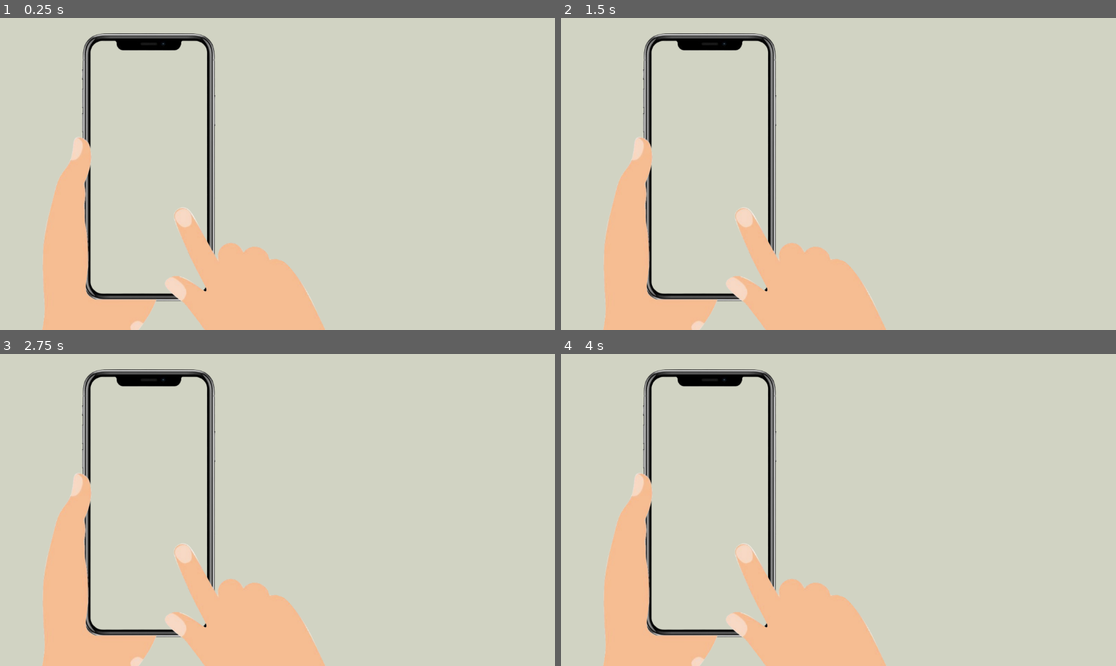
Above: before the commit, frames 1-4 (two rows, left to right).
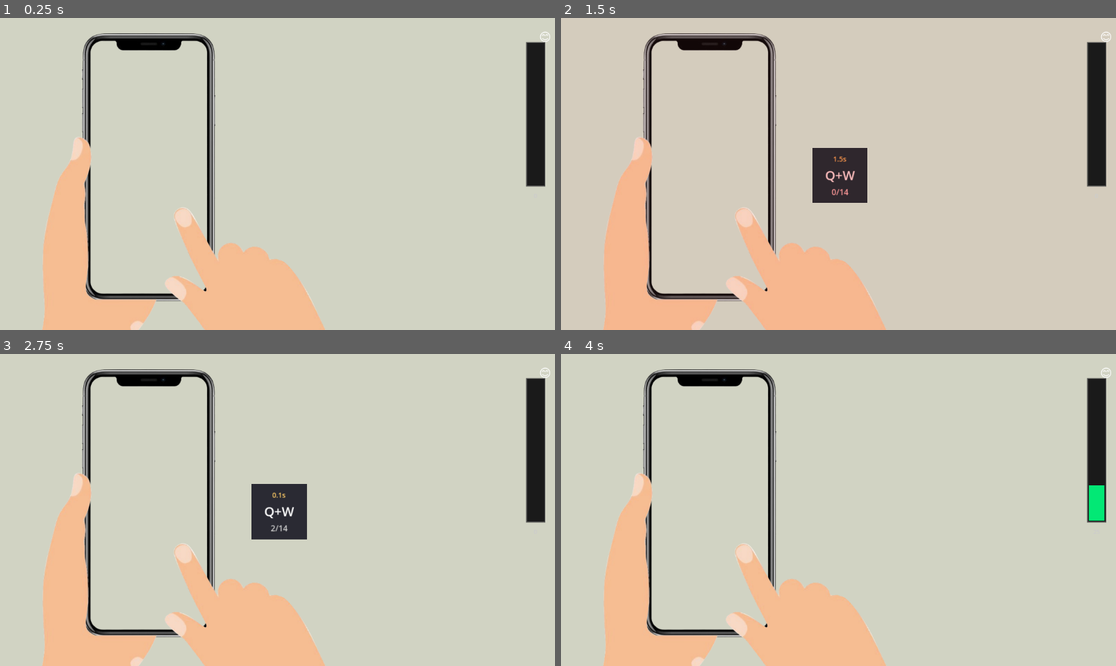
Above: after the commit, the same moments.

Repository: Aschente11/bad_cringe_game
Game: Godot game, scene res://main.tscn
Two runs of this game, one before a commit and one after it. Both use one fixed random seed, a clock stepped at 60 frames per second and the inputs below.
Inputs (mouse positions are in pixels of both pictures, inside the frame that each line leads up to):
- Up to frame 1 (0.25 s): no input
- Up to frame 2 (1.5 s): tap Enter at 0.5 s; move the mouse to (960, 158) at 0.52 s; hold W 0.53-1.28 s; tap E at 0.6 s; click (960, 158) at 0.67 s; tap R at 0.8, 1.35 s; move the mouse to (727, 189) at 1.27 s; hold S from 1.28 s (still down); click (727, 189) at 1.42 s
- Up to frame 3 (2.75 s): tap Q at 1.55, 2.1 s; tap Space at 2 s; move the mouse to (333, 441) at 2.02 s; release S at 2.03 s; hold W from 2.03 s (still down); click (333, 441) at 2.17 s; tap Z at 2.3 s
- Up to frame 4 (4 s): move the mouse to (810, 572) at 2.77 s; tap Z at 2.85 s; click (810, 572) at 2.92 s; tap X at 3.05, 3.6 s; tap Enter at 3.5 s; move the mouse to (1005, 556) at 3.52 s; release W at 3.53 s; hold A from 3.53 s (still down); click (1005, 556) at 3.67 s; tap C at 3.8 s

The runs differ from the first frame. In frame 1, 1.7% of the frame differs, in the area x 94-100%, y 4-55%; in frame 2, 3.4%; in frame 3, 3.4%, in the area x 45-100%, y 4-60%; in frame 4, 1.7%.

Commit message:
done ish

Diff:
--- /dev/null
+++ b/game_over.tscn
@@ -0,0 +1,43 @@
+[gd_scene load_steps=4 format=3 uid="uid://cska3o1xfv50f"]
+
+[ext_resource type="FontFile" uid="uid://ced6nuvk5ptga" path="res://assets/TrajanPro-Regular.ttf" id="1_ccer4"]
+[ext_resource type="Texture2D" uid="uid://crccinbilppqh" path="res://assets/skull.png" id="2_8u835"]
+[ext_resource type="AudioStream" uid="uid://db61j6msgd55m" path="res://assets/game_over.mp3" id="3_ftari"]
+
+[node name="GameOver" type="Node2D"]
+
+[node name="ColorRect" type="ColorRect" parent="."]
+z_index = -2
+offset_right = 40.0
+offset_bottom = 40.0
+scale = Vector2(28.84, 16.52)
+color = Color(0.819608, 0.827451, 0.764706, 1)
+
+[node name="Label" type="Label" parent="."]
+offset_left = 138.0
+offset_top = 222.0
+offset_right = 1349.0
+offset_bottom = 322.0
+theme_override_colors/font_color = Color(1, 0, 0, 1)
+theme_override_fonts/font = ExtResource("1_ccer4")
+theme_override_font_sizes/font_size = 70
+text = "YOU DIED OF CRINGE"
+
+[node name="Skull" type="Sprite2D" parent="."]
+position = Vector2(422.04, 412)
+scale = Vector2(0.24, 0.24)
+texture = ExtResource("2_8u835")
+
+[node name="Skull2" type="Sprite2D" parent="."]
+position = Vector2(564, 412)
+scale = Vector2(0.24, 0.24)
+texture = ExtResource("2_8u835")
+
+[node name="Skull3" type="Sprite2D" parent="."]
+position = Vector2(704, 412)
+scale = Vector2(0.24, 0.24)
+texture = ExtResource("2_8u835")
+
+[node name="AudioStreamPlayer2D" type="AudioStreamPlayer2D" parent="."]
+stream = ExtResource("3_ftari")
+autoplay = true
--- a/main.tscn
+++ b/main.tscn
@@ -25,6 +25,73 @@
 
 [sub_resource type="VideoStreamTheora" id="VideoStreamTheora_4c57u"]
 file = "reel7.ogg"
+
+[sub_resource type="VideoStreamTheora" id="VideoStreamTheora_dg77c"]
+file = "reel9.ogg"
+
+[sub_resource type="VideoStreamTheora" id="VideoStreamTheora_ycdy4"]
+file = "reel10.ogg"
+
+[sub_resource type="Shader" id="Shader_donut"]
+code = "shader_type canvas_item;
+
+uniform float progress : hint_range(0.0, 1.0) = 0.5;
+uniform vec4 donut_color : source_color = vec4(0.2, 1.0, 0.6, 0.8);
+uniform float thickness : hint_range(0.1, 0.5) = 0.15;
+uniform float smoothness : hint_range(0.001, 0.1) = 0.02;
+uniform float start_angle : hint_range(0.0, 360.0) = -90.0;
+
+vec2 rotate(vec2 uv, float angle) {
+    float c = cos(angle);
+    float s = sin(angle);
+    return mat2(vec2(c, -s), vec2(s, c)) * uv;
+}
+
+void fragment() {
+    vec2 center = vec2(0.5, 0.5);
+    vec2 uv = UV - center;
+
+    // Rotate UV to start from top
+    uv = rotate(uv, radians(start_angle));
+
+    float dist = length(uv);
+    float angle = atan(uv.y, uv.x);
+
+    // Normalize angle to 0-1 range
+    float norm_angle = (angle + PI) / (2.0 * PI);
+
+    // Create donut shape
+    float outer_ring = smoothstep(0.5, 0.5 - smoothness, dist);
+    float inner_ring = smoothstep(0.5 - thickness, 0.5 - thickness - smoothness, dist);
+    float donut = outer_ring - inner_ring;
+
+    // Progress mask
+    float progress_mask = step(norm_angle, progress);
+
+    // Combine everything
+    float alpha = donut * progress_mask * donut_color.a;
+
+    // Add subtle glow effect
+    float glow = exp(-dist * 3.0) * 0.1;
+
+    COLOR = vec4(donut_color.rgb + glow, alpha);
+}"
+
+[sub_resource type="ShaderMaterial" id="ShaderMaterial_countdown"]
+shader = SubResource("Shader_donut")
+shader_parameter/progress = 1.0
+shader_parameter/donut_color = Color(1, 0.8, 0.4, 0.6)
+shader_parameter/thickness = 0.08
+shader_parameter/smoothness = 0.02
+shader_parameter/start_angle = -90.0
+
+[sub_resource type="ShaderMaterial" id="ShaderMaterial_progress"]
+shader = SubResource("Shader_donut")
+shader_parameter/progress = 0.0
+shader_parameter/donut_color = Color(0.2, 1, 0.6, 0.8)
+shader_parameter/thickness = 0.12
+shader_parameter/smoothness = 0.02
+shader_parameter/start_angle = -90.0
 
 [node name="Node2D" type="Node2D"]
 script = ExtResource("1_1bvp3")
@@ -113,6 +180,26 @@
 offset_bottom = 1321.0
 scale = Vector2(0.339, 0.421)
 stream = SubResource("VideoStreamTheora_4c57u")
+autoplay = true
+loop = true
+
+[node name="reel9" type="VideoStreamPlayer" parent="."]
+offset_left = 187.0
+offset_top = 43.0
+offset_right = 907.0
+offset_bottom = 1323.0
+scale = Vector2(0.339, 0.421)
+stream = SubResource("VideoStreamTheora_dg77c")
+autoplay = true
+loop = true
+
+[node name="reel10" type="VideoStreamPlayer" parent="."]
+offset_left = 187.0
+offset_top = 43.0
+offset_right = 907.0
+offset_bottom = 1323.0
+scale = Vector2(0.339, 0.421)
+stream = SubResource("VideoStreamTheora_ycdy4")
 autoplay = true
 loop = true
 
@@ -122,3 +209,196 @@
 offset_bottom = 40.0
 scale = Vector2(28.84, 16.52)
 color = Color(0.819608, 0.827451, 0.764706, 1)
+
+[node name="QTE_UI" type="CanvasLayer" parent="."]
+
+[node name="QTECircle" type="Control" parent="QTE_UI"]
+layout_mode = 3
+anchors_preset = 8
+anchor_left = 0.5
+anchor_top = 0.5
+anchor_right = 0.5
+anchor_bottom = 0.5
+offset_left = -90.0
+offset_top = -90.0
+offset_right = 90.0
+offset_bottom = 90.0
+grow_horizontal = 2
+grow_vertical = 2
+
+[node name="CountdownDonut" type="TextureRect" parent="QTE_UI/QTECircle"]
+material = SubResource("ShaderMaterial_countdown")
+layout_mode = 1
+anchors_preset = 8
+anchor_left = 0.5
+anchor_top = 0.5
+anchor_right = 0.5
+anchor_bottom = 0.5
+offset_left = -80.0
+offset_top = -80.0
+offset_right = 80.0
+offset_bottom = 80.0
+grow_horizontal = 2
+grow_vertical = 2
+
+[node name="ProgressDonut" type="TextureRect" parent="QTE_UI/QTECircle"]
+material = SubResource("ShaderMaterial_progress")
+layout_mode = 1
+anchors_preset = 8
+anchor_left = 0.5
+anchor_top = 0.5
+anchor_right = 0.5
+anchor_bottom = 0.5
+offset_left = -70.0
+offset_top = -70.0
+offset_right = 70.0
+offset_bottom = 70.0
+grow_horizontal = 2
+grow_vertical = 2
+
+[node name="Background" type="ColorRect" parent="QTE_UI/QTECircle"]
+layout_mode = 1
+anchors_preset = 8
+anchor_left = 0.5
+anchor_top = 0.5
+anchor_right = 0.5
+anchor_bottom = 0.5
+offset_left = -55.0
+offset_top = -55.0
+offset_right = 55.0
+offset_bottom = 55.0
+grow_horizontal = 2
+grow_vertical = 2
+color = Color(0.05, 0.05, 0.1, 0.85)
+
+[node name="CenterContent" type="VBoxContainer" parent="QTE_UI/QTECircle"]
+layout_mode = 1
+anchors_preset = 8
+anchor_left = 0.5
+anchor_top = 0.5
+anchor_right = 0.5
+anchor_bottom = 0.5
+offset_left = -50.0
+offset_top = -35.0
+offset_right = 50.0
+offset_bottom = 35.0
+grow_horizontal = 2
+grow_vertical = 2
+
+[node name="CountdownLabel" type="Label" parent="QTE_UI/QTECircle/CenterContent"]
+layout_mode = 2
+theme_override_colors/font_color = Color(1, 0.8, 0.4, 1)
+theme_override_font_sizes/font_size = 14
+text = "3.0s"
+horizontal_alignment = 1
+vertical_alignment = 1
+
+[node name="KeysLabel" type="Label" parent="QTE_UI/QTECircle/CenterContent"]
+layout_mode = 2
+theme_override_colors/font_color = Color(1, 1, 1, 1)
+theme_override_font_sizes/font_size = 26
+text = "E+R"
+horizontal_alignment = 1
+vertical_alignment = 1
+
+[node name="CountLabel" type="Label" parent="QTE_UI/QTECircle/CenterContent"]
+layout_mode = 2
+theme_override_colors/font_color = Color(0.8, 0.8, 0.8, 1)
+theme_override_font_sizes/font_size = 16
+text = "0/14"
+horizontal_alignment = 1
+vertical_alignment = 1
+
+[node name="CringeUI" type="CanvasLayer" parent="."]
+
+[node name="CringeBar" type="Control" parent="CringeUI"]
+layout_mode = 3
+anchors_preset = 1
+anchor_left = 1.0
+anchor_right = 1.0
+offset_left = -60.0
+offset_top = 50.0
+offset_right = -20.0
+offset_bottom = 350.0
+grow_horizontal = 0
+
+[node name="BarBackground" type="ColorRect" parent="CringeUI/CringeBar"]
+layout_mode = 1
+anchors_preset = 15
+anchor_right = 1.0
+anchor_bottom = 1.0
+grow_horizontal = 2
+grow_vertical = 2
+color = Color(0.1, 0.1, 0.1, 0.6)
+
+[node name="BarBorder" type="ColorRect" parent="CringeUI/CringeBar"]
+layout_mode = 1
+anchors_preset = 15
+anchor_right = 1.0
+anchor_bottom = 1.0
+grow_horizontal = 2
+grow_vertical = 2
+mouse_filter = 2
+color = Color(0.3, 0.3, 0.3, 0.8)
+
+[node name="BarInner" type="ColorRect" parent="CringeUI/CringeBar/BarBorder"]
+layout_mode = 1
+anchors_preset = 15
+anchor_right = 1.0
+anchor_bottom = 1.0
+offset_left = 2.0
+offset_top = 2.0
+offset_right = -2.0
+offset_bottom = -2.0
+grow_horizontal = 2
+grow_vertical = 2
+color = Color(0.05, 0.05, 0.05, 0.8)
+
+[node name="CringeFill" type="ColorRect" parent="CringeUI/CringeBar"]
+layout_mode = 1
+anchors_preset = 3
+anchor_left = 1.0
+anchor_top = 1.0
+anchor_right = 1.0
+anchor_bottom = 1.0
+offset_left = -36.0
+offset_top = -296.0
+offset_right = -4.0
+offset_bottom = -4.0
+grow_horizontal = 0
+grow_vertical = 0
+color = Color(0, 1, 0.5, 0.8)
+
+[node name="CringeIcon" type="Label" parent="CringeUI/CringeBar"]
+layout_mode = 1
+anchors_preset = 1
+anchor_left = 1.0
+anchor_right = 1.0
+offset_left = -20.0
+offset_top = -30.0
+offset_right = 20.0
+offset_bottom = 10.0
+grow_horizontal = 0
+theme_override_font_sizes/font_size = 24
+text = "😬"
+horizontal_alignment = 1
+vertical_alignment = 1
+
+[node name="CringeValue" type="Label" parent="CringeUI/CringeBar"]
+layout_mode = 1
+anchors_preset = 7
+anchor_left = 0.5
+anchor_top = 1.0
+anchor_right = 0.5
+anchor_bottom = 1.0
+offset_left = -15.0
+offset_top = 10.0
+offset_right = 15.0
+offset_bottom = 30.0
+grow_horizontal = 2
+grow_vertical = 0
+theme_override_colors/font_color = Color(0.8, 0.8, 0.8, 1)
+theme_override_font_sizes/font_size = 12
+text = "0"
+horizontal_alignment = 1
+vertical_alignment = 1
--- a/scrolling.gd
+++ b/scrolling.gd
@@ -1,37 +1,429 @@
 extends Node2D
 
 @onready var finger = $Finger
-@onready var reels = [$reel1, $reel2, $reel3, $reel4, $reel5, $reel6, $reel7]
+@onready var reels = [$reel1, $reel2, $reel3, $reel4, $reel5, $reel6, $reel7, $reel9, $reel10]
+
+# QTE UI elements
+@onready var qte_ui = $QTE_UI
+@onready var qte_circle = $QTE_UI/QTECircle
+@onready var keys_label = $QTE_UI/QTECircle/CenterContent/KeysLabel
+@onready var count_label = $QTE_UI/QTECircle/CenterContent/CountLabel
+@onready var countdown_label = $QTE_UI/QTECircle/CenterContent/CountdownLabel
+
+# New progress donut elements
+@onready var progress_donut = $QTE_UI/QTECircle/ProgressDonut
+@onready var countdown_donut = $QTE_UI/QTECircle/CountdownDonut
+
+# Cringe UI elements (unchanged)
+@onready var cringe_ui = $CringeUI
+@onready var cringe_fill = $CringeUI/CringeBar/CringeFill
+@onready var cringe_value = $CringeUI/CringeBar/CringeValue
+@onready var cringe_icon = $CringeUI/CringeBar/CringeIcon
 
 var current_index: int = 0
 var finger_original_position: Vector2
 var is_animating = false
 var swipe_distance = 100
 var animation_duration = 0.3
+var reel_sequence = []
+var sequence_index = 0
+
+# QTE System variables
+var qte_active = false
+var qte_timer = 0.0
+var qte_duration = 3.0
+var qte_required_presses = 14
+var qte_current_presses = 0
+var qte_key_combo = []
+var current_combo_keys = []
+var cringe_level = 0
+var max_cringe = 100
+var game_over_triggered = false
+
+# UI Animation tweens
+var pulse_tween: Tween
+var countdown_tween: Tween
+var progress_tween: Tween
+var cringe_tween: Tween
+
+# Available key combinations for QTE
+var key_combinations = [
+	[KEY_E, KEY_R],
+	[KEY_Q, KEY_W],
+	[KEY_A, KEY_S],
+	[KEY_Z, KEY_X],
+	[KEY_C, KEY_V]
+]
+
 
 func _ready():
 	finger_original_position = finger.position
-	show_reel(0)
+	create_randomized_sequence()  # Create the random sequence
+	show_reel_by_sequence(0)  # Show first reel in sequence
+	setup_qte_ui()
+	setup_cringe_ui()
+
+func create_randomized_sequence():
+	reel_sequence.clear()
+	# Fill array with reel indices
+	for i in range(reels.size()):
+		reel_sequence.append(i)
+
+	# Shuffle the array
+	reel_sequence.shuffle()
+	sequence_index = 0
+	print("New reel sequence: ", reel_sequence)
+
+func show_reel_by_sequence(seq_index: int):
+	if seq_index < 0 or seq_index >= reel_sequence.size():
+		return
+
+	sequence_index = seq_index
+	var reel_index = reel_sequence[sequence_index]
+
+	# Hide all reels
+	for i in range(reels.size()):
+		reels[i].visible = false
+		reels[i].stop()
+
+	# Show the current reel
+	reels[reel_index].visible = true
+	reels[reel_index].play()
+	current_index = reel_index  # Keep this for compatibility
+
+	if qte_ui:
+		await get_tree().create_timer(0.5).timeout
+		start_qte()
+
+func setup_qte_ui():
+	if qte_ui:
+		qte_ui.visible = false
+
+	# Setup countdown label
+	if countdown_label:
+		countdown_label.text = ""
+		countdown_label.add_theme_font_size_override("font_size", 14)
+		countdown_label.add_theme_color_override("font_color", Color(1, 0.8, 0.4, 1))
+
+func setup_cringe_ui():
+	update_cringe_display()
 
 func show_reel(index: int):
 	for i in range(reels.size()):
 		reels[i].visible = (i == index)
 		if reels[i].visible:
 			reels[i].play()
+			if qte_ui:
+				await get_tree().create_timer(0.5).timeout
+				start_qte()
 		else:
 			reels[i].stop()
 	current_index = index
 
+func start_qte():
+	if qte_active or not qte_ui:
+		return
+
+	qte_active = true
+	qte_timer = qte_duration
+	qte_current_presses = 0
+
+	# Select random key combination
+	qte_key_combo = key_combinations[randi() % key_combinations.size()]
+	current_combo_keys = []
+
+	# Show QTE UI with dramatic entrance
+	qte_ui.visible = true
+	animate_qte_entrance()
+	update_qte_display()
+	update_progress_donut()
+	update_countdown_donut()
+	start_ui_animations()
+
+	print("QTE Started! Press " + get_key_combo_string() + " rapidly!")
+
+func animate_qte_entrance():
+	if not qte_circle:
+		return
+
+	# Start with circle scaled down and fade in
+	qte_circle.scale = Vector2.ZERO
+	qte_circle.modulate.a = 0.0
+
+	var tween = create_tween()
+	tween.set_parallel(true)
+
+	# Scale up with bouncy effect
+	tween.tween_property(qte_circle, "scale", Vector2.ONE, 0.8).set_ease(Tween.EASE_OUT).set_trans(Tween.TRANS_BACK)
+	tween.tween_property(qte_circle, "modulate:a", 1.0, 0.5)
+
+func start_ui_animations():
+	# Gentle pulsing animation for the whole circle
+	pulse_tween = create_tween()
+	pulse_tween.set_loops()
+	pulse_tween.tween_property(qte_circle, "scale", Vector2(1.05, 1.05), 0.8)
+	pulse_tween.tween_property(qte_circle, "scale", Vector2.ONE, 0.8)
+
+func get_key_combo_string() -> String:
+	var combo_str = ""
+	for i in range(qte_key_combo.size()):
+		var key_str = OS.get_keycode_string(qte_key_combo[i])
+		combo_str += key_str
+		if i < qte_key_combo.size() - 1:
+			combo_str += "+"
+	return combo_str
+
+func update_qte_display():
+	if not qte_active:
+		return
+
+	if keys_label:
+		keys_label.text = get_key_combo_string()
+
+	if count_label:
+		count_label.text = str(qte_current_presses) + "/" + str(qte_required_presses)
+
+func update_progress_donut():
+	if not progress_donut:
+		return
+
+	var progress = float(qte_current_presses) / float(qte_required_presses)
+
+	# Update material progress (you'll need to set this in the scene)
+	progress_donut.material.set_shader_parameter("progress", progress)
+
+	# Change color based on progress
+	var color: Color
+	if progress > 0.8:
+		color = Color(0.2, 1, 0.6, 0.9)  # Bright green
+	elif progress > 0.5:
+		color = Color(1, 0.9, 0.2, 0.9)  # Gold
+	elif progress > 0.2:
+		color = Color(1, 0.6, 0.2, 0.9)  # Orange
+	else:
+		color = Color(0.6, 0.6, 1, 0.7)  # Soft blue
+
+	progress_donut.material.set_shader_parameter("donut_color", color)
+
+	# Animate progress change
+	if progress_tween:
+		progress_tween.kill()
+	progress_tween = create_tween()
+	progress_tween.tween_method(
+		func(val): progress_donut.material.set_shader_parameter("progress", val),
+		progress_donut.material.get_shader_parameter("progress"),
+		progress,
+		0.3
+	).set_ease(Tween.EASE_OUT).set_trans(Tween.TRANS_QUART)
+
+func update_countdown_donut():
+	if not countdown_donut:
+		return
+
+	var time_progress = qte_timer / qte_duration
+
+	# Update countdown display
+	if countdown_label:
+		countdown_label.text = "%.1fs" % qte_timer
+
+	# Update shader progress
+	countdown_donut.material.set_shader_parameter("progress", time_progress)
+
+	# Color changes based on remaining time
+	var color: Color
+	if time_progress > 0.6:
+		color = Color(0.4, 1, 0.8, 0.6)  # Green
+	elif time_progress > 0.3:
+		color = Color(1, 1, 0.4, 0.7)    # Yellow
+	else:
+		color = Color(1, 0.4, 0.4, 0.8)  # Red - urgent!
+
+	countdown_donut.material.set_shader_parameter("donut_color", color)
+
+func _process(delta):
+	if qte_active:
+		qte_timer -= delta
+		update_countdown_donut()
+
+		if qte_timer <= 0:
+			fail_qte()
+
 func _input(event):
-	if event is InputEventMouseButton and event.pressed and not is_animating:
+	if qte_active and event is InputEventKey and event.pressed:
+		handle_qte_input(event.keycode)
+	elif event is InputEventMouseButton and event.pressed and not is_animating and not qte_active:
 		if event.button_index == MOUSE_BUTTON_WHEEL_DOWN:
 			animate_finger_swipe_down()
 		elif event.button_index == MOUSE_BUTTON_WHEEL_UP:
 			animate_finger_swipe_up()
 
+func handle_qte_input(keycode: int):
+	if keycode in qte_key_combo:
+		if keycode not in current_combo_keys:
+			current_combo_keys.append(keycode)
+
+		if current_combo_keys.size() == qte_key_combo.size():
+			var valid_combo = true
+			for required_key in qte_key_combo:
+				if required_key not in current_combo_keys:
+					valid_combo = false
+					break
+
+			if valid_combo:
+				qte_current_presses += 1
+				current_combo_keys.clear()
+
+				animate_qte_success_flash()
+				update_qte_display()
+				update_progress_donut()
+
+				if qte_current_presses >= qte_required_presses:
+					complete_qte()
+	else:
+		qte_timer -= 0.1
+		animate_qte_fail_flash()
+
+func animate_qte_success_flash():
+	# Success pulse effect
+	if qte_circle:
+		var flash_tween = create_tween()
+		flash_tween.set_parallel(true)
+		flash_tween.tween_property(qte_circle, "modulate", Color(1.5, 1.5, 1.5, 1), 0.1)
+		flash_tween.tween_property(qte_circle, "scale", Vector2(1.1, 1.1), 0.1)
+		flash_tween.tween_callback(func():
+			var return_tween = create_tween()
+			return_tween.set_parallel(true)
+			return_tween.tween_property(qte_circle, "modulate", Color.WHITE, 0.2)
+			return_tween.tween_property(qte_circle, "scale", Vector2.ONE, 0.2)
+		)
+
+	create_screen_flash(Color(0.3, 1, 0.6, 0.2))
+
+func animate_qte_fail_flash():
+	if qte_circle:
+		var flash_tween = create_tween()
+		flash_tween.tween_property(qte_circle, "modulate", Color(1.5, 0.7, 0.7, 1), 0.1)
+		flash_tween.tween_property(qte_circle, "modulate", Color.WHITE, 0.2)
+
+	create_screen_flash(Color(1, 0.4, 0.4, 0.2))
+
+func create_screen_flash(flash_color: Color):
+	var flash = ColorRect.new()
+	get_parent().add_child(flash)
+	flash.color = flash_color
+	flash.size = get_viewport().get_visible_rect().size
+	flash.z_index = 100
+
+	var flash_tween = create_tween()
+	flash_tween.tween_property(flash, "modulate:a", 0, 0.2)
+	flash_tween.tween_callback(flash.queue_free)
+
+func complete_qte():
+	qte_active = false
+
+	# Stop all QTE tweens
+	if pulse_tween:
+		pulse_tween.kill()
+	if countdown_tween:
+		countdown_tween.kill()
+	if progress_tween:
+		progress_tween.kill()
+
+	# Dramatic success exit
+	if qte_circle:
+		var tween = create_tween()
+		tween.set_parallel(true)
+		tween.tween_property(qte_circle, "scale", Vector2(1.3, 1.3), 0.4).set_ease(Tween.EASE_OUT).set_trans(Tween.TRANS_BACK)
+		tween.tween_property(qte_circle, "modulate", Color(1.5, 1.5, 1.5, 0), 0.4)
+		tween.tween_callback(func(): qte_ui.visible = false)
+
+	print("QTE Success! Skipping reel...")
+	animate_finger_swipe_down()
+
+	# Reduce cringe as reward
+	cringe_level = max(0, cringe_level - 5)
+	update_cringe_display()
+
+func fail_qte():
+	qte_active = false
+
+	# Stop tweens
+	if pulse_tween:
+		pulse_tween.kill()
+	if countdown_tween:
+		countdown_tween.kill()
+	if progress_tween:
+		progress_tween.kill()
+
+	# Failure shrink effect
+	if qte_circle:
+		var tween = create_tween()
+		tween.set_parallel(true)
+		tween.tween_property(qte_circle, "scale", Vector2(0.3, 0.3), 0.3).set_ease(Tween.EASE_IN).set_trans(Tween.TRANS_QUART)
+		tween.tween_property(qte_circle, "modulate", Color(1, 0.6, 0.6, 0), 0.3)
+		tween.tween_callback(func(): qte_ui.visible = false)
+
+	print("QTE Failed! Must watch the reel... Cringe increases!")
+
+	# Increase cringe significantly
+	cringe_level = min(max_cringe, cringe_level + 25)
+	update_cringe_display()
+	animate_cringe_effect()
+
+# Keep all existing cringe and animation functions unchanged...
+func update_cringe_display():
+	if cringe_fill:
+		var fill_percentage = float(cringe_level) / float(max_cringe)
+		var bar_height = 292
+		var fill_height = bar_height * fill_percentage
+
+		cringe_fill.offset_top = -4 - fill_height
+
+		var color: Color
+		if cringe_level > 75:
+			color = Color(1, 0.2, 0.2, 0.9)
+			cringe_icon.text = "💀"
+		elif cringe_level > 50:
+			color = Color(1, 0.6, 0, 0.9)
+			cringe_icon.text = "😵"
+		elif cringe_level > 25:
+			color = Color(1, 1, 0, 0.9)
+			cringe_icon.text = "😬"
+		else:
+			color = Color(0, 1, 0.5, 0.9)
+			cringe_icon.text = "😊"
+
+		if cringe_tween:
+			cringe_tween.kill()
+		cringe_tween = create_tween()
+		cringe_tween.tween_property(cringe_fill, "color", color, 0.3)
+
+	if cringe_value:
+		cringe_value.text = str(cringe_level)
+
+	if cringe_level >= max_cringe and not game_over_triggered:
+		trigger_game_over()
+
+func animate_cringe_effect():
+	var original_pos = position
+	var shake_tween = create_tween()
+	shake_tween.set_loops(6)
+	shake_tween.tween_property(self, "position", original_pos + Vector2(randf_range(-4, 4), randf_range(-4, 4)), 0.05)
+	shake_tween.tween_callback(func(): position = original_pos)
+
+	if cringe_fill:
+		var pulse_tween = create_tween()
+		pulse_tween.set_loops(3)
+		pulse_tween.tween_property(cringe_fill, "scale", Vector2(1.2, 1.05), 0.1)
+		pulse_tween.tween_property(cringe_fill, "scale", Vector2.ONE, 0.1)
+
 func animate_finger_swipe_down():
-	if is_animating or current_index >= reels.size() - 1:
-		return
+	if is_animating or sequence_index >= reel_sequence.size() - 1:
+		# If we've reached the end, create a new random sequence
+		if sequence_index >= reel_sequence.size() - 1:
+			create_randomized_sequence()
+		return
+
 	is_animating = true
 	var tween = create_tween()
 	tween.set_ease(Tween.EASE_OUT)
@@ -41,12 +433,13 @@
 	tween.tween_property(finger, "position", finger_original_position, animation_duration * 0.4)
 	tween.tween_callback(func():
 		is_animating = false
-		show_reel(current_index + 1)
+		show_reel_by_sequence(sequence_index + 1)
 	)
 
 func animate_finger_swipe_up():
-	if is_animating or current_index <= 0:
-		return
+	if is_animating or sequence_index <= 0:
+		return
+
 	is_animating = true
 	var tween = create_tween()
 	tween.set_ease(Tween.EASE_OUT)
@@ -56,5 +449,20 @@
 	tween.tween_property(finger, "position", finger_original_position, animation_duration * 0.4)
 	tween.tween_callback(func():
 		is_animating = false
-		show_reel(current_index - 1)
+		show_reel_by_sequence(sequence_index - 1)
 	)
+
+func trigger_game_over():
+	game_over_triggered = true
+	qte_active = false  # Stop any active QTE
+
+	# Optional: Add a brief delay and screen effect before transitioning
+	var tween = create_tween()
+	tween.tween_callback(func():
+		# Screen flash effect
+		create_screen_flash(Color(1, 0, 0, 0.5))
+	)
+	tween.tween_interval(0.5)
+	tween.tween_callback(func():
+		get_tree().change_scene_to_file("res://game_over.tscn")
+	)
Binary file added: assets/TrajanPro-Regular.ttf
Not shown, added: assets/TrajanPro-Regular.ttf.import
Not shown, added: assets/game_over.mp3.import
Binary file added: assets/skull.png
Not shown, added: assets/skull.png.import
Not shown: 1 places in main.tscn that only renumber resources
Not shown, added: reel10.ogg.import
Not shown, added: reel8.ogg.import
Not shown, added: reel9.ogg.import
Not shown, added: assets/game_over.mp3
Not shown, added: main.tscn3148028663.tmp
Not shown, added: reel10.ogg
(and 2 more such lines)
